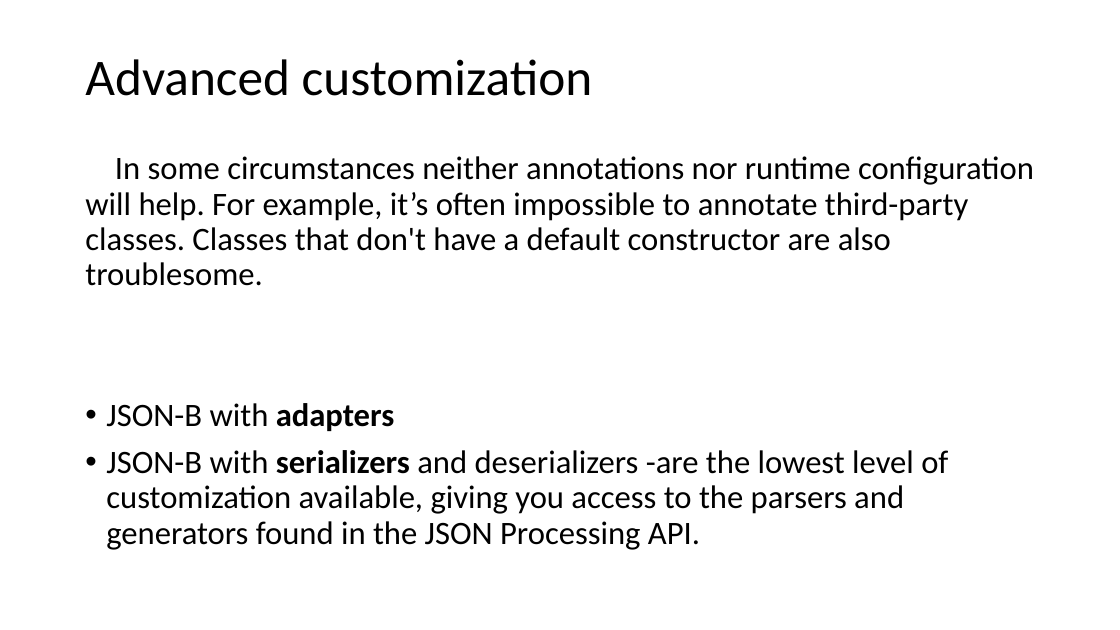
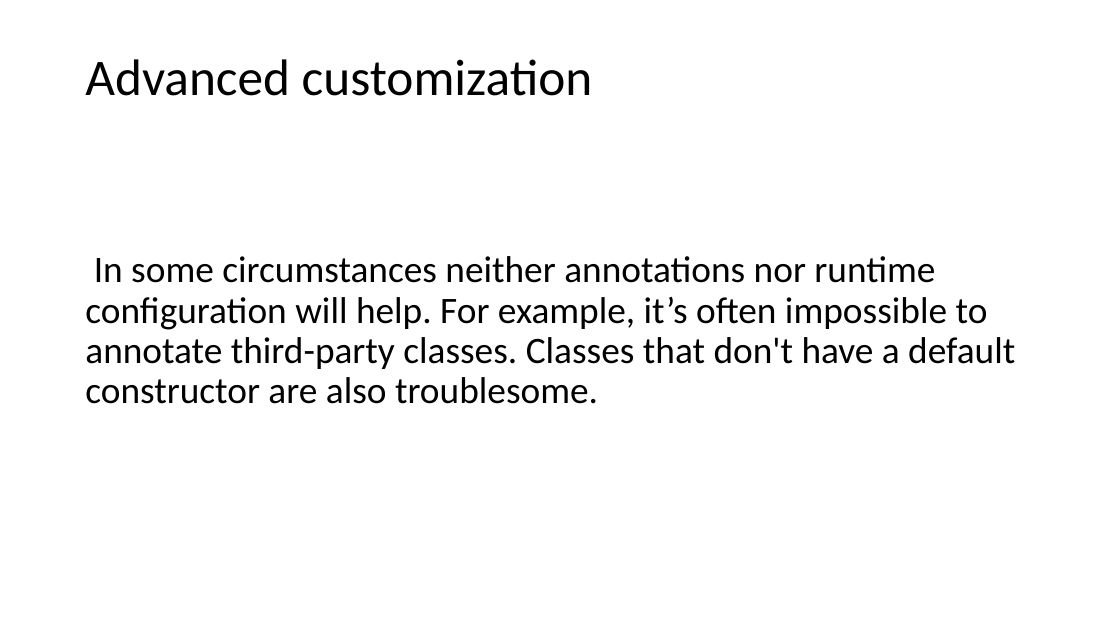
Before and after one commit to Hiruine/prezentari, a slide deck: slide 7 of json_binding(jackson)/presentation.pptx (slide 6 before the commit). Drawn at 1120x630 pixels with LibreOffice and Linux fonts; fonts in the diff are those of the drawing. Boxes give left, top, right and bottom in pixels: in the first picture for what was removed or moved away, otherwise in the second. Text is boxed around its words. In the diff, an @@ line names an element or a change of style, - is before the commit and + after.

```diff
--- a/json_binding(jackson)/presentation.pptx
+++ b/json_binding(jackson)/presentation.pptx
@@ text "In some circumstances neither annotations ..." at bbox=[85, 256, 1015, 404]: size 28 to 32 pt @@
@@ text at bbox=[106, 403, 948, 550]: paragraphs removed @@
-• JSON-B with adapters
-• JSON-B with serializers and deserializers -are the lowest level of customization available, giving you access to the parsers and generators found in the JSON Processing API.
```
Also in this commit, not shown: 3 other slides changed, 2 slides added, 10 other files.
